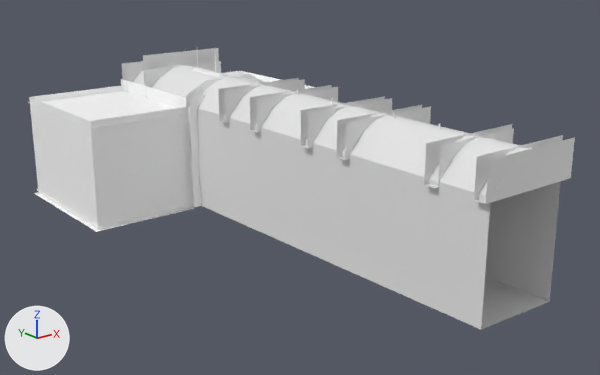
The FBX model Assets/3D/CustomModelHugo/Architecture/Intro2.fbx: old version first, new version second.
Rendered twice from a 50 mm lens placed at (-0.265, -0.451, 0.155), pointed at (-0.006, -0.127, 0.025). The lights are fixed; the arrows at lower left show +X, +Y and +Z. Where no turn or scale is listed for an object, it has been applied to the vertices. Vertices at the same position are counted once.

The older version as bpy lines, for what is in view:
```python
me_mesh_002 = bpy.data.meshes.new('Mesh.002')
me_mesh_002.from_pydata(...)  # 1401 vertices, 1464 faces; spans x -0.035..0.035, y -0.146..0.146, z -0.044..0.044
# faces by material slot: [683, 125, 178, 40, 76, 24, 338]
me_mesh_002.materials.append(mat_lampe2)  # white #ffffff
me_mesh_002.materials.append(mat_light_emissive1)  # beige #f4b081
me_mesh_002.materials.append(mat_wall2)  # white #e7e7e7
me_mesh_002.materials.append(mat_sol1)  # white #e7e7e7
me_mesh_002.materials.append(mat_plafond_intro1)  # white #e7e7e7
me_mesh_002.materials.append(mat_poutre1)  # white #e7e7e7
me_mesh_002.materials.append(mat_detail1)  # white #e7e7e7
# before: 164 (-0.032, 0.094, -0.001), 165 (-0.032, 0.067, -0.001), 166 (-0.029, 0.052, -0.001) at pixel (207, 137), 167 (-0.032, 0.067, -0.019), 168 (-0.03, 0.052, -0.019) at pixel (207, 170)
# before: 261 (-0.032, 0.094, -0.02), 1112 (-0.031, 0.063, -0.043), 1113 (-0.031, 0.063, -0.033), 1114 (-0.031, 0.063, -0.019), 1115 (-0.031, 0.063, -0.001)
# before: 1116 (-0.031, 0.063, 0.008), 1117 (-0.031, 0.063, 0.015), 1398 (-0.032, 0.084, -0.02)
me_mesh_003 = bpy.data.meshes.new('Mesh.003')
me_mesh_003.from_pydata(...)  # 261 vertices, 183 faces; spans x -0.078..0.078, y -0.045..0.045, z -0.037..0.037
# faces by material slot: [176, 6, 1]
me_mesh_003.materials.append(mat_intro2_wall5)  # its picture is missing
me_mesh_003.materials.append(mat_intro2_plafond_intro4)  # its picture is missing
me_mesh_003.materials.append(mat_intro2_sol3)  # its picture is missing
ob_intro8 = bpy.data.objects.new('Intro8', me_mesh_002)
ob_intro8.location = (0.0063, -0.117, 0.0431)
ob_polysurface76 = bpy.data.objects.new('polySurface76', me_mesh_003)
ob_polysurface76.location = (-0.0106, -0.013, 0.0363)
```
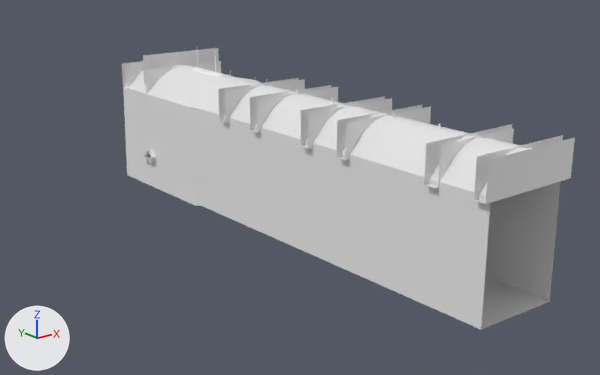
Location of each change, [x1, y1, x2, y2] in pixels of the pictures (600 x 375 px; the box of a moved part takes in the faces that stretch with it):
'polySurface76', deleted: before [28, 71, 314, 232]
    faces in mat_intro2_wall5 (its picture is missing): [29, 71, 314, 232]
    faces in mat_intro2_plafond_intro4 (its picture is missing): [28, 79, 266, 128]
part 1 of me_mesh_002, moved or reshaped: before [197, 109, 226, 206]; after [166, 107, 226, 206]

Diff of the bpy script that builds the scene:
```diff
--- a/Assets/3D/CustomModelHugo/Architecture/Intro2.fbx.py
+++ b/Assets/3D/CustomModelHugo/Architecture/Intro2.fbx.py
@@ me_mesh_002 @@
 me_mesh_002.from_pydata(...)  # 1401 vertices, 1464 faces; spans x -0.035..0.035, y -0.146..0.146, z -0.044..0.044
 # used by ob_intro8; location = (0.0063, -0.117, 0.0431)
 # verts and faces of me_mesh_002; kept vertices keep their numbers, new ones are numbered from 1401
+# me_mesh_002 part 1
+delete_faces([(164, 165, 167, 1398), (167, 261, 1398)])
+for i in [*range(1113, 1118)]: verts[i] += (-0.001, 0.0, 0.0)
+verts[166] = (-0.027, 0.052, -0.001)  # moved, pixel (210, 137)
+verts[168] = (-0.027, 0.052, -0.019)  # moved, pixel (211, 169)
+verts[1112] = (-0.033, 0.063, -0.043)  # moved, pixel (194, 205)
+verts[1401] = (-0.032, 0.067, -0.019)  # pixel (190, 165)
+faces += [(164, 165, 1401, 1398), (261, 1398, 1401)]  # mat_wall2 (white #e7e7e7)
 me_mesh_002.materials.append(mat_lampe2)
@@ ob_polysurface76 @@
-ob_polysurface76 = bpy.data.objects.new('polySurface76', me_mesh_003)
-ob_polysurface76.location = (-0.0106, -0.013, 0.0363)
```
